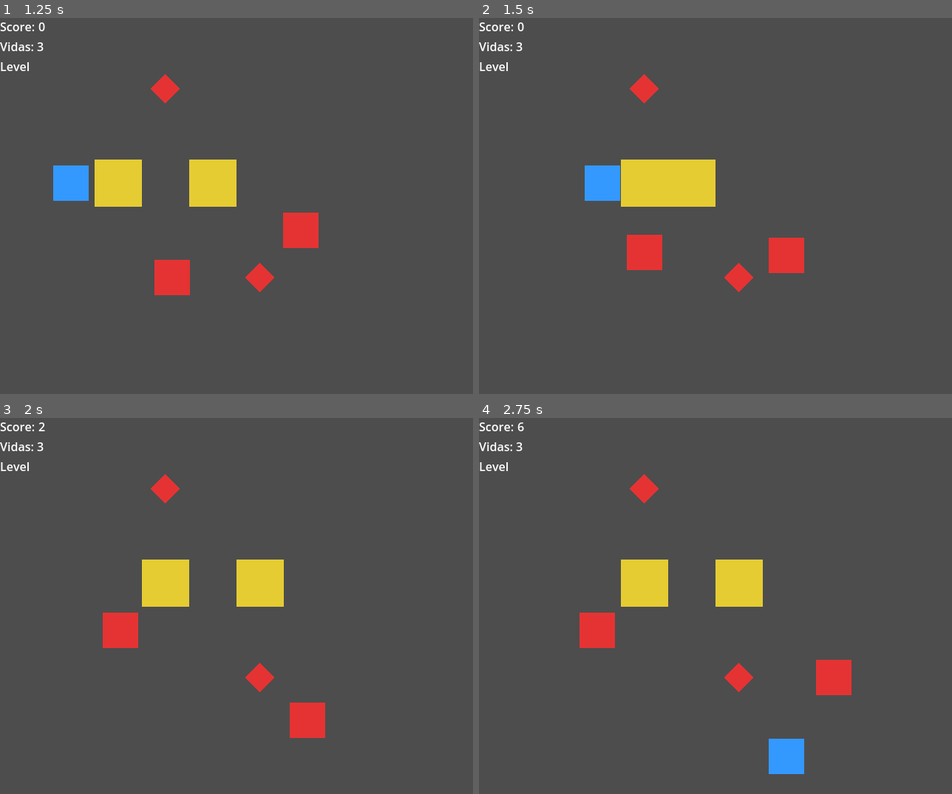
Above: before the commit, frames 1-4 (two rows, left to right).
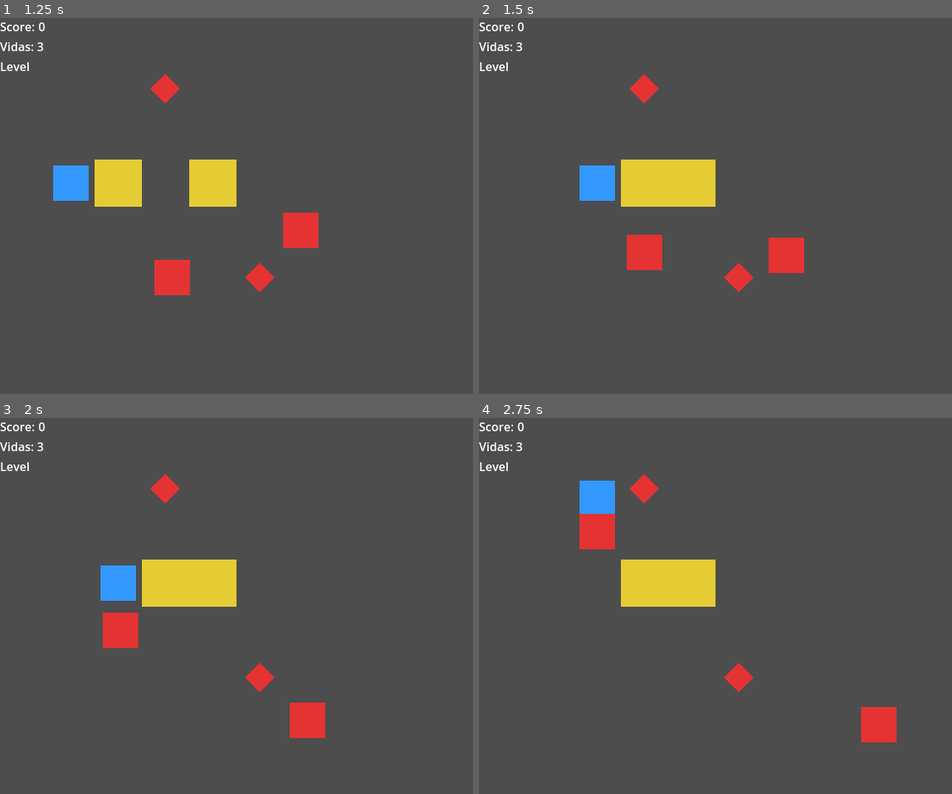
Above: after the commit, the same moments.

Repository: Luizzavala/godot-dontpull
Game: Godot game, scene res://scenes/core/MainMenu.tscn
Two runs of this game, one before a commit and one after it. Both use one fixed random seed, a clock stepped at 60 frames per second and the inputs below.
Inputs:
- Up to frame 1 (1.25 s): click "Iniciar" at 0.5 s
- Up to frame 2 (1.5 s): hold Right (ui_right) from 1.28 s (still down)
- Up to frame 3 (2 s): keep holding Right (ui_right)
- Up to frame 4 (2.75 s): release Right (ui_right) at 2.03 s; hold Down (ui_down) from 2.03 s (still down)

Frame 1 is identical in both runs. In frame 2, 0.2% of the frame differs, in the area x 21-30%, y 39-49%; in frame 3, 3.2%; in frame 4, 6.7%, in the area x 8-89%, y 1-95%.

Commit message:
Prevent player overlap with sliding blocks

Diff:
--- a/scripts/entities/Block.gd
+++ b/scripts/entities/Block.gd
@@ -10,12 +10,14 @@
 
 var current_state: Enums.BlockState = Enums.BlockState.STATIC
 var target_position: Vector2
+var _slide_origin: Vector2 = Vector2.ZERO
 var _kill_registered: bool = false
 
 
 func _ready() -> void:
     """Configura la posición objetivo inicial y registra el bloque."""
     target_position = global_position
+    _slide_origin = target_position
     add_to_group("blocks")
     body_entered.connect(_on_body_entered)
 
@@ -37,6 +39,7 @@
     if GameHelpers.find_node_at_position("blocks", destination):
         return false
     _kill_registered = false
+    _slide_origin = target_position
     target_position = destination
     current_state = Enums.BlockState.SLIDING
     return true
@@ -86,3 +89,15 @@
         _kill_registered = false
         return
     current_state = Enums.BlockState.STATIC
+    _slide_origin = target_position
+
+
+func occupies_world_position(world_position: Vector2) -> bool:
+    """Indica si el bloque ocupa la casilla solicitada durante o después del deslizamiento."""
+    var tolerance := 1.0
+    if current_state == Enums.BlockState.SLIDING:
+        if target_position.distance_to(world_position) < tolerance:
+            return true
+        if _slide_origin.distance_to(world_position) < tolerance:
+            return true
+    return target_position.distance_to(world_position) < tolerance
--- a/scripts/utils/helpers.gd
+++ b/scripts/utils/helpers.gd
@@ -28,6 +28,9 @@
         if not node is Node2D:
             continue
         var node_2d: Node2D = node as Node2D
+        if node_2d.has_method("occupies_world_position"):
+            if node_2d.occupies_world_position(world_position):
+                return node_2d
         if node_2d.global_position.distance_to(world_position) < 1.0:
             return node_2d
     return null
--- /dev/null
+++ b/tests/integration/sandbox_player_block.gd
@@ -0,0 +1,18 @@
+## SandboxPlayerBlock simula un empuje del bloque mientras el jugador intenta avanzar.
+extends Node2D
+
+const Enums = preload("res://scripts/utils/enums.gd")
+
+@onready var block: Block = %Block
+@onready var player: Player = %Player
+
+func _ready() -> void:
+    """Inicia la interacción jugador/bloque al cargar el sandbox."""
+    call_deferred("_simulate_push")
+
+func _simulate_push() -> void:
+    """Solicita el movimiento del bloque y la intención de avance del jugador."""
+    block.request_slide(Vector2i.RIGHT)
+    player.state = Enums.PlayerState.IDLE
+    player.target_position = player.global_position
+    player._try_start_move(Vector2i.RIGHT)
--- /dev/null
+++ b/tests/integration/sandbox_player_block.tscn
@@ -0,0 +1,39 @@
+[gd_scene load_steps=7 format=3]
+
+[ext_resource type="PackedScene" path="res://scenes/entities/Block.tscn" id="1"]
+[ext_resource type="PackedScene" path="res://scenes/entities/Player.tscn" id="2"]
+[ext_resource type="Script" path="res://tests/integration/sandbox_player_block.gd" id="3"]
+
+[sub_resource type="Image" id="1"]
+data = {
+"data": PackedByteArray(220, 220, 220, 255),
+"format": "RGBA8",
+"height": 1,
+"mipmaps": false,
+"width": 1
+}
+
+[sub_resource type="ImageTexture" id="2"]
+image = SubResource("1")
+size = Vector2i(1, 1)
+
+[sub_resource type="TileSetAtlasSource" id="3"]
+texture = SubResource("2")
+texture_region_size = Vector2i(64, 64)
+0/0/size = Vector2i(1, 1)
+
+[sub_resource type="TileSet" id="4"]
+tile_size = Vector2i(64, 64)
+sources = {0: SubResource("3")}
+
+[node name="SandboxPlayerBlock" type="Node2D"]
+script = ExtResource("3")
+
+[node name="TileMap" type="TileMap" parent="."]
+tile_set = SubResource("4")
+
+[node name="Player" parent="." instance=ExtResource("2")]
+position = Vector2(96, 160)
+
+[node name="Block" parent="." instance=ExtResource("1")]
+position = Vector2(160, 160)
--- /dev/null
+++ b/tests/unit/test_player_block_collision.gd
@@ -0,0 +1,41 @@
+## TestPlayerBlockCollision verifica que el jugador no se superpone con un bloque en movimiento.
+extends Node
+
+const BlockScene: PackedScene = preload("res://scenes/entities/Block.tscn")
+const PlayerScene: PackedScene = preload("res://scenes/entities/Player.tscn")
+const Enums = preload("res://scripts/utils/enums.gd")
+const GameHelpers = preload("res://scripts/utils/helpers.gd")
+
+func run_tests() -> Array:
+    """Ejecuta las validaciones de colisión jugador/bloque."""
+    return [
+        _test_player_stays_behind_sliding_block(),
+    ]
+
+func _test_player_stays_behind_sliding_block() -> Dictionary:
+    var block: Block = BlockScene.instantiate()
+    var player: Player = PlayerScene.instantiate()
+    add_child(block)
+    add_child(player)
+    var block_grid := Vector2i.ZERO
+    var player_grid := Vector2i(-1, 0)
+    var block_start: Vector2 = GameHelpers.grid_to_world(block_grid)
+    var player_start: Vector2 = GameHelpers.grid_to_world(player_grid)
+    block.global_position = block_start
+    block.target_position = block_start
+    player.global_position = player_start
+    player.target_position = player_start
+    player.state = Enums.PlayerState.IDLE
+    var slide_started: bool = block.request_slide(Vector2i.RIGHT)
+    player._try_start_move(Vector2i.RIGHT)
+    var player_grid_after := GameHelpers.world_to_grid(player.target_position)
+    var block_grid_target := GameHelpers.world_to_grid(block.target_position)
+    var result := {
+        "name": "El jugador no avanza a la casilla ocupada por un bloque deslizándose",
+        "passed": slide_started
+            and player.state == Enums.PlayerState.IDLE
+            and player_grid_after != block_grid_target,
+    }
+    block.queue_free()
+    player.queue_free()
+    return result
Not shown, changed: README.md
